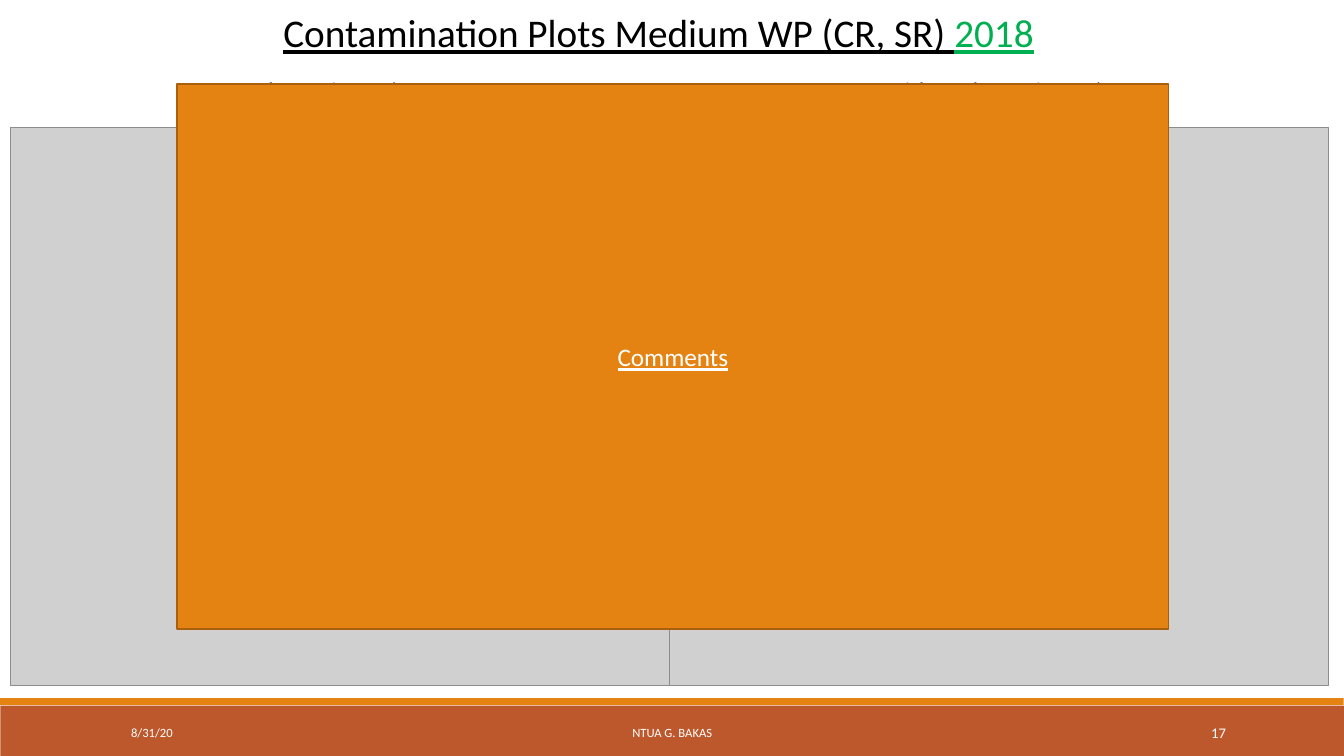
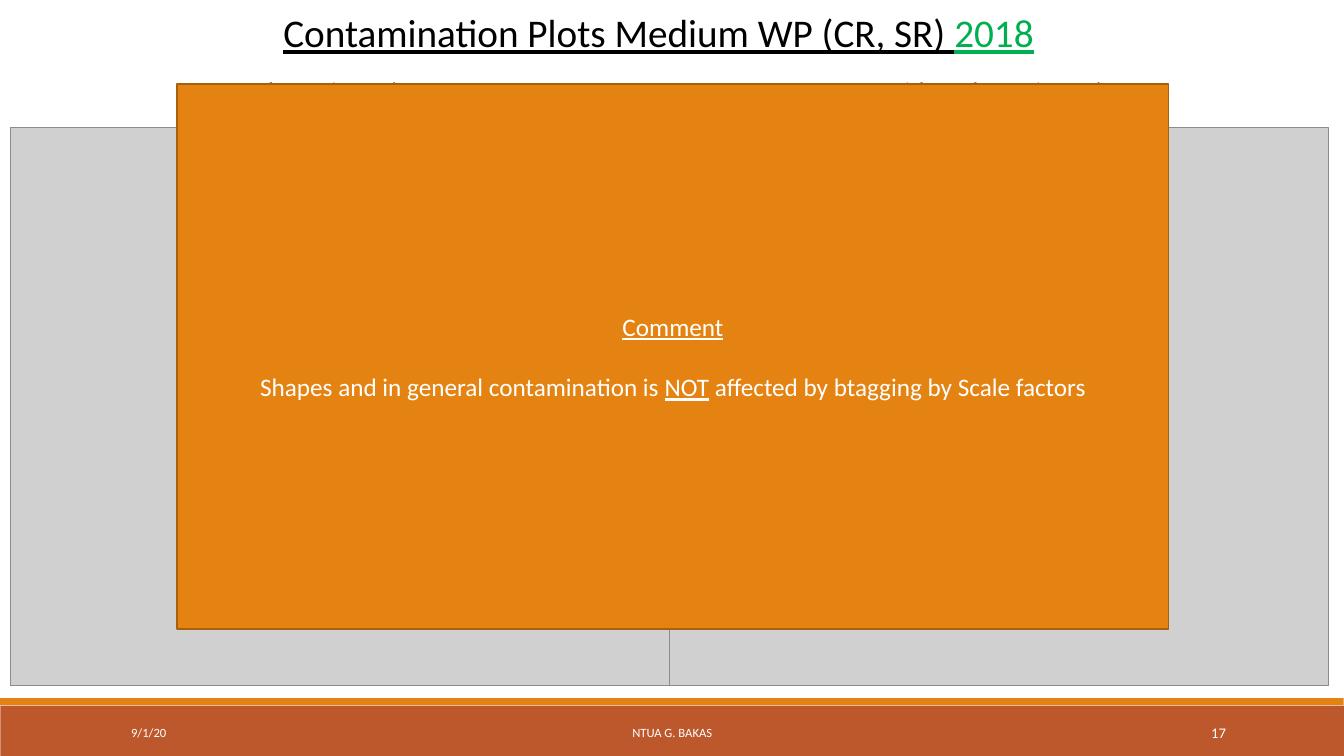
Before and after one commit to georgebakas/HEP-NTUA, a slide deck: slide 17 of Documents for Progress/AnalysisStatus_31August2020.pptx. Drawn at 1344x756 pixels with LibreOffice and Linux fonts; fonts in the diff are those of the drawing; grey boxes stand for pictures; background and template pictures are left out. Boxes give left, top, right and bottom in pixels: in the first picture for what was removed or moved away, otherwise in the second. Text is boxed around its words. In the diff, an @@ line names an element or a change of style, - is before the commit and + after.

```diff
--- a/Documents for Progress/AnalysisStatus_31August2020.pptx
+++ b/Documents for Progress/AnalysisStatus_31August2020.pptx
@@ text in rectangle at <box>260,319,1086,401</box>: text changed @@
-Comments
+Comment
+Shapes and in general contamination is NOT affected by btagging by Scale factors
@@ text at <box>131,728,166,738</box>: text changed @@
-8/31/20
+9/1/20
```
Also in this commit, not shown: 35 other slides changed, 1 slide added, 14 other files.
